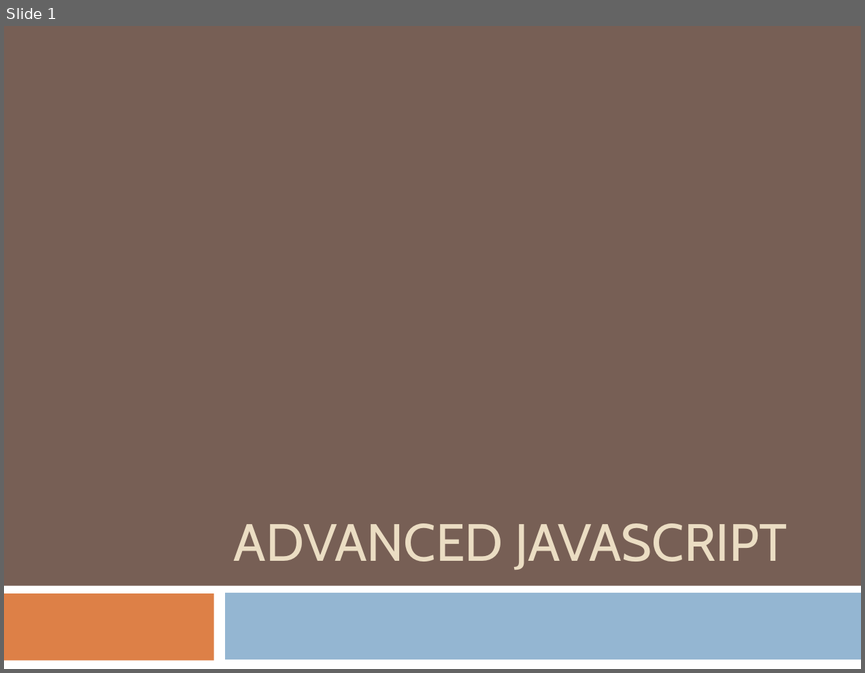
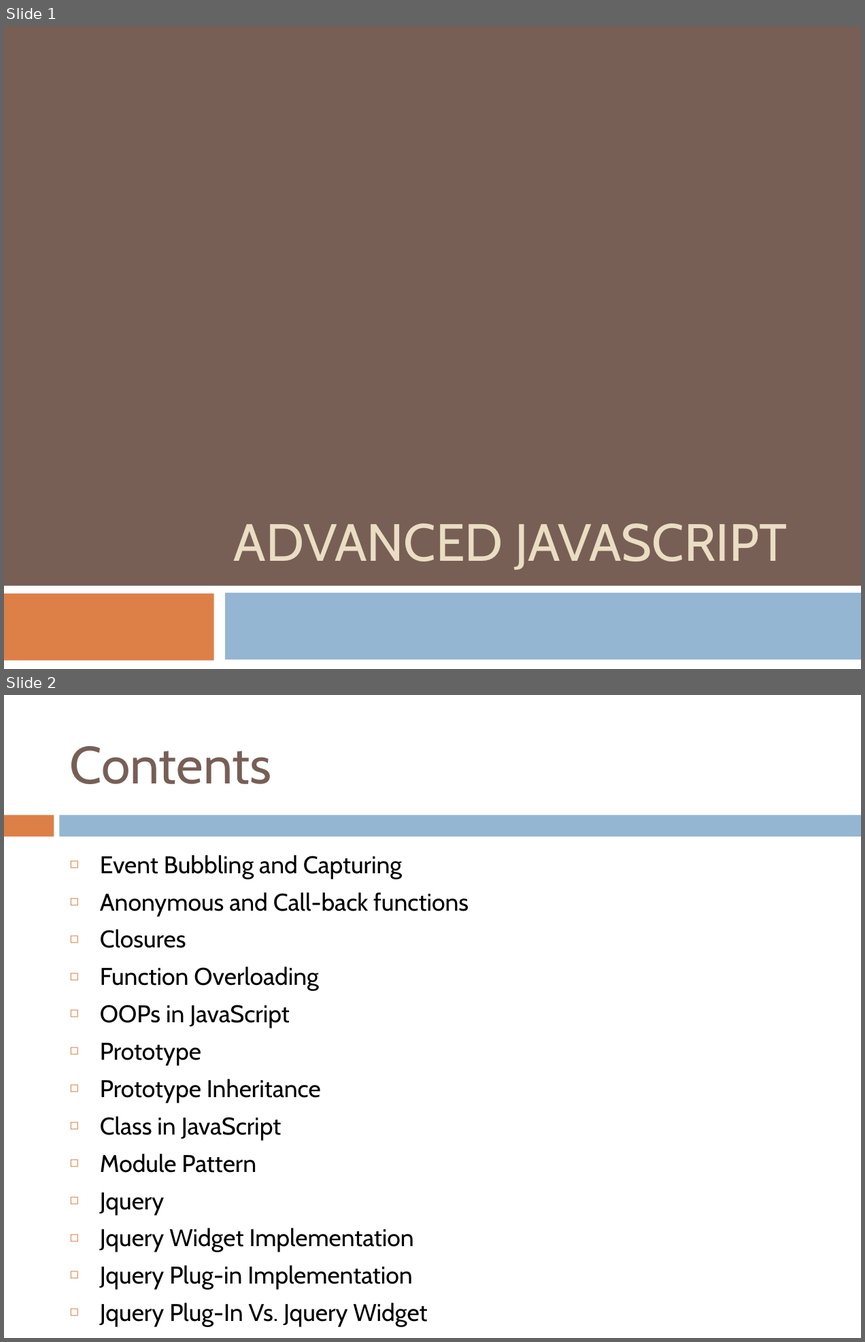
Before and after one commit to yedukondalurd/PPT, a slide deck: Advanced Javascript.pptx. Shown one above the other, each under a label of ours: slide 1 before the commit, slides 1 and 2 after it. The pictures are 865x673 and 865x1342 pixels, drawn with LibreOffice and Linux fonts; fonts in the diff are those of the drawing. Boxes give left, top, right and bottom in pixels: in the first picture for what was removed or moved away, otherwise in the second. Text is boxed around its words. In the diff, an @@ line names an element or a change of style, - is before the commit and + after.

```diff
--- a/Advanced Javascript.pptx
+++ b/Advanced Javascript.pptx
@@ slide 2 added at [4,695,861,1338], background #FFFFFF @@
@@ title added at [70,746,271,784], 44 pt, text #775F55 @@
+Contents
@@ rectangle added at [4,815,54,836], fill #DD8047 @@
@@ rectangle added at [60,815,861,836], fill #94B6D2 @@
@@ text added at [100,855,468,1326], 20.3 pt, text #000000 @@
+◻ Event Bubbling and Capturing
+◻ Anonymous and Call-back functions
+◻ Closures
+◻ Function Overloading
+◻ OOPs in JavaScript
+◻ Prototype
+◻ Prototype Inheritance
+◻ Class in JavaScript
+◻ Module Pattern
+◻ Jquery
+◻ Jquery Widget Implementation
+◻ Jquery Plug-in Implementation
+◻ Jquery Plug-In Vs. Jquery Widget
```
Also in this commit, not shown: 2 slides changed, 11 other slides added, 1 slide removed, 2 other files.
